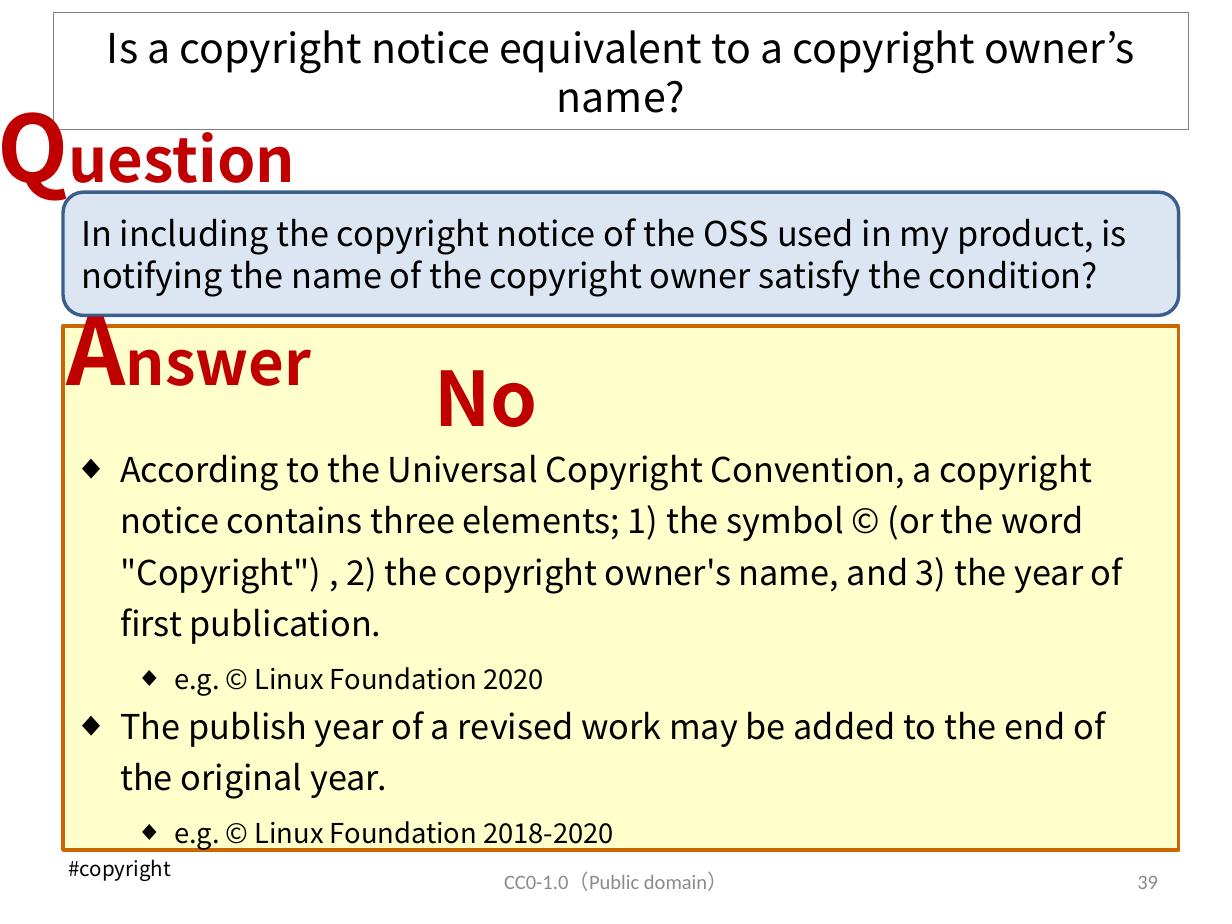
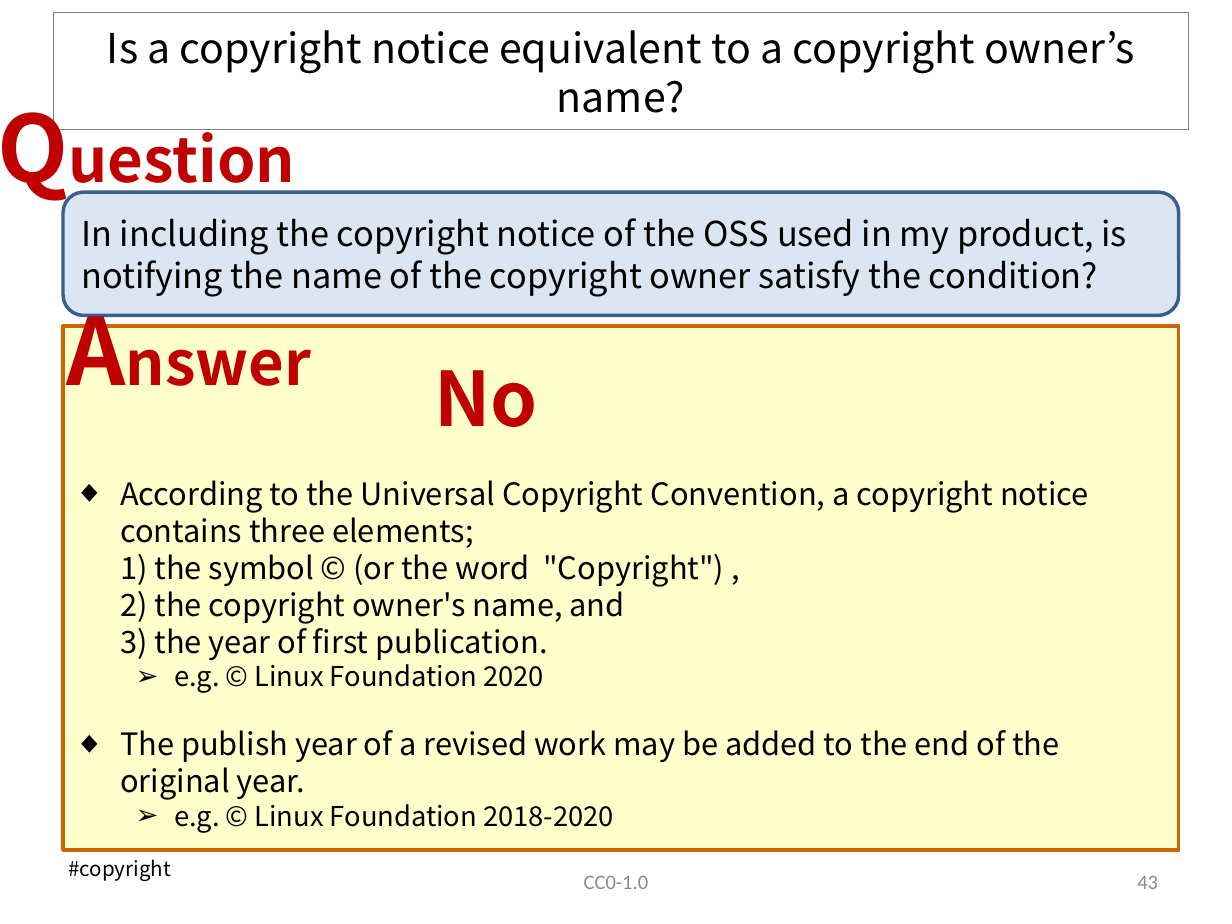
Before and after one commit to OpenChain-Project/OpenChain-JWG, a slide deck: slide 44 of Education_Material/FAQ/Misunderstandings_of_OSS_licenses_CC0.pptx (slide 40 before the commit). Drawn at 1232x924 pixels with LibreOffice and Linux fonts; fonts in the diff are those of the drawing. Boxes give left, top, right and bottom in pixels: in the first picture for what was removed or moved away, otherwise in the second. Text is boxed around its words. In the diff, an @@ line names an element or a change of style, - is before the commit and + after.

```diff
--- a/Education_Material/FAQ/Misunderstandings_of_OSS_licenses_CC0.pptx
+++ b/Education_Material/FAQ/Misunderstandings_of_OSS_licenses_CC0.pptx
@@ text "According to the Universal Copyright ...": place and size @@
-text "According to the Universal Copyright ..." at [120,454,1123,850]
+text "According to the Universal Copyright ..." at [120,480,1089,833]
@@ text "According to the Universal Copyright ..." at [120,480,1089,833]: size 20 to 18 pt in "According to the Universal Copyright Convention, a ...", "The publish year of a revised work ..."; line spacing 30pt to 1; bullet ◆ to ➢ @@
@@ text at [584,876,648,889]: text changed @@
-CC0-1.0（Public domain）
+CC0-1.0
@@ page number at [1137,876,1158,889]: text changed @@
-39
+43
```
Also in this commit, not shown: 51 other slides changed, 5 slides added.
